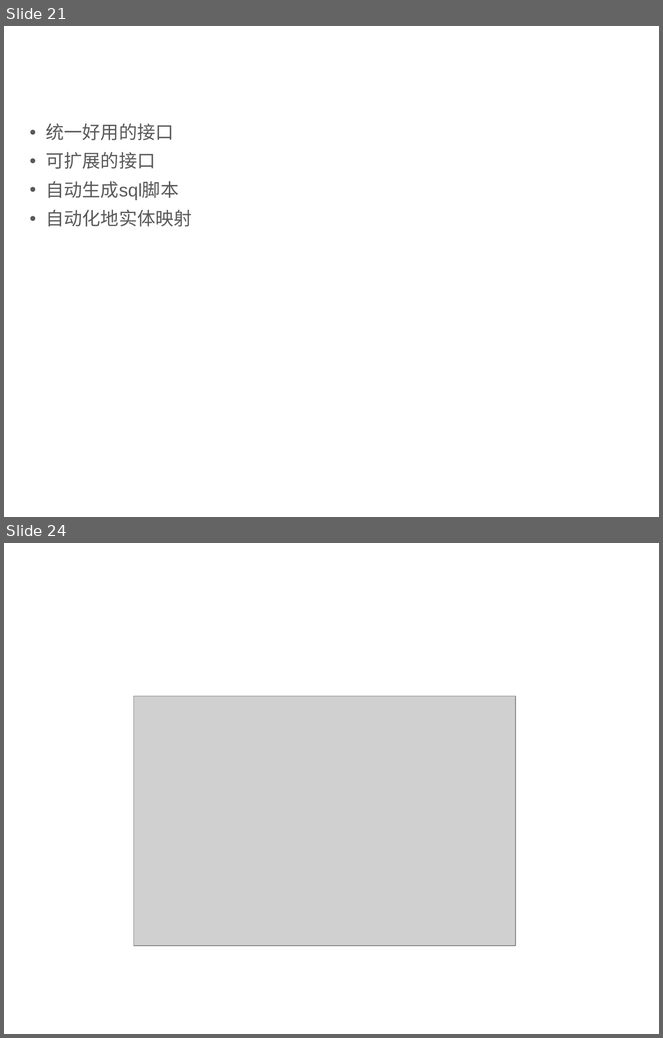
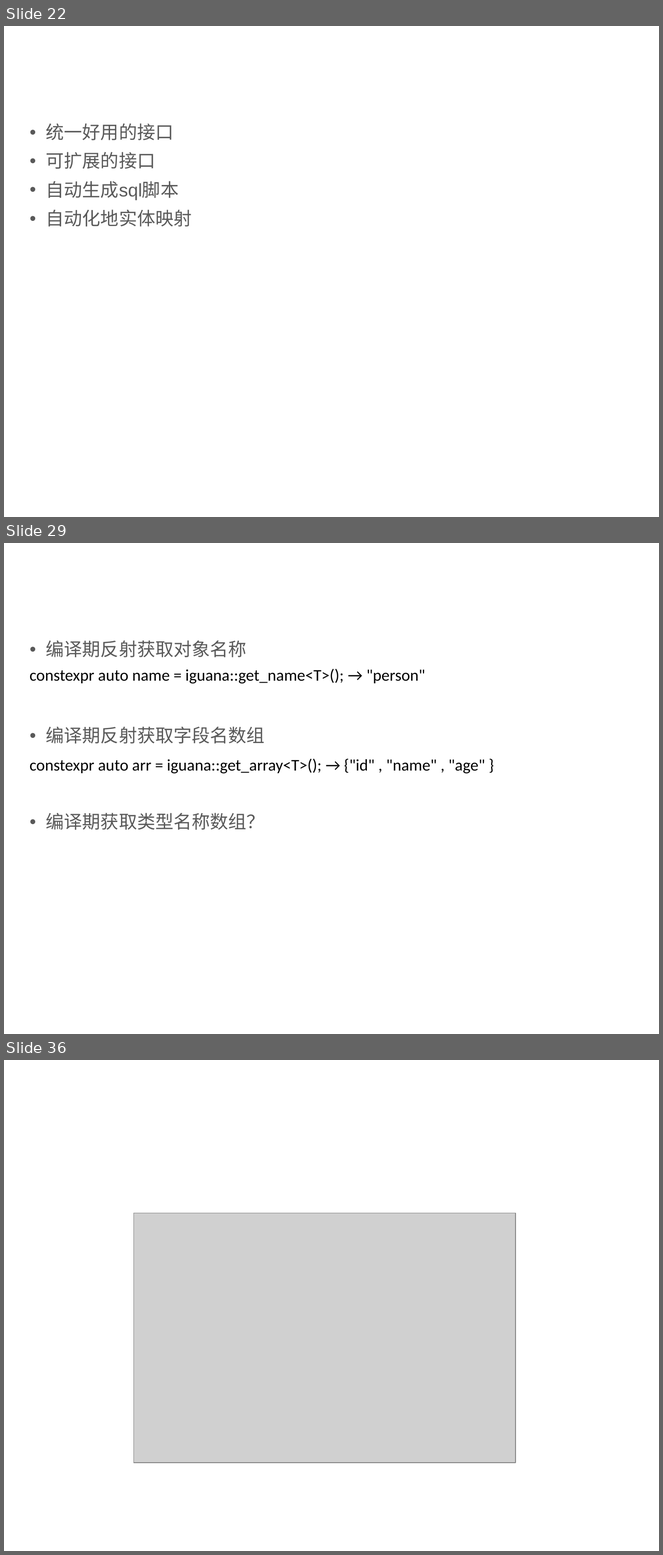
Before and after one commit to qicosmos/cppcon2017, a slide deck: CPP-Summit.pptx. Shown one above the other, each under a label of ours: slides 21 and 24 before the commit, slides 22, 29 and 36 after it; the slides between them are not shown. The pictures are 663x1038 and 663x1555 pixels, drawn with LibreOffice and Linux fonts; fonts in the diff are those of the drawing; grey boxes stand for pictures; background and template pictures are left out. Boxes give left, top, right and bottom in pixels: in the first picture for what was removed or moved away, otherwise in the second. Text is boxed around its words. In the diff, an @@ line names an element or a change of style, - is before the commit and + after.

```diff
--- a/CPP-Summit.pptx
+++ b/CPP-Summit.pptx
@@ slide 29 added at [4,543,659,1034], background #FFFFFF @@
@@ text added at [23,565,493,595], 24 pt, text #FFFFFF @@
+自动生成sql脚本
@@ text added at [46,640,265,830], 20 pt, text #595959 @@
+• 编译期反射获取对象名称
+• 编译期反射获取字段名数组
+• 编译期获取类型名称数组？
@@ text added at [29,669,425,684], 18 pt, text #000000 @@
+constexpr auto name = iguana::get_name<T>(); → "person"
@@ text added at [29,759,486,774], 18 pt, text #000000 @@
+constexpr auto arr = iguana::get_array<T>(); → {"id" , "name" , "age" }
@@ what was slide 21 is now slide 22 @@
@@ what was slide 24 is now slide 36 @@
```
Also in this commit, not shown: 3 slides changed, 13 other slides added, 1 slide removed.
